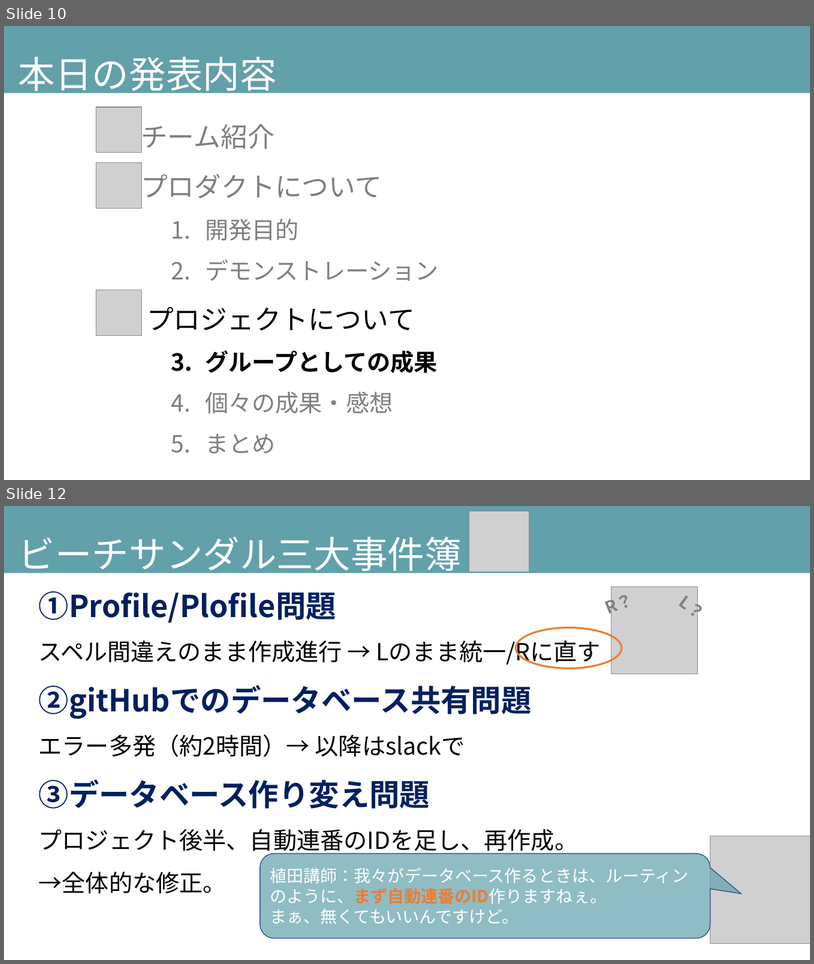
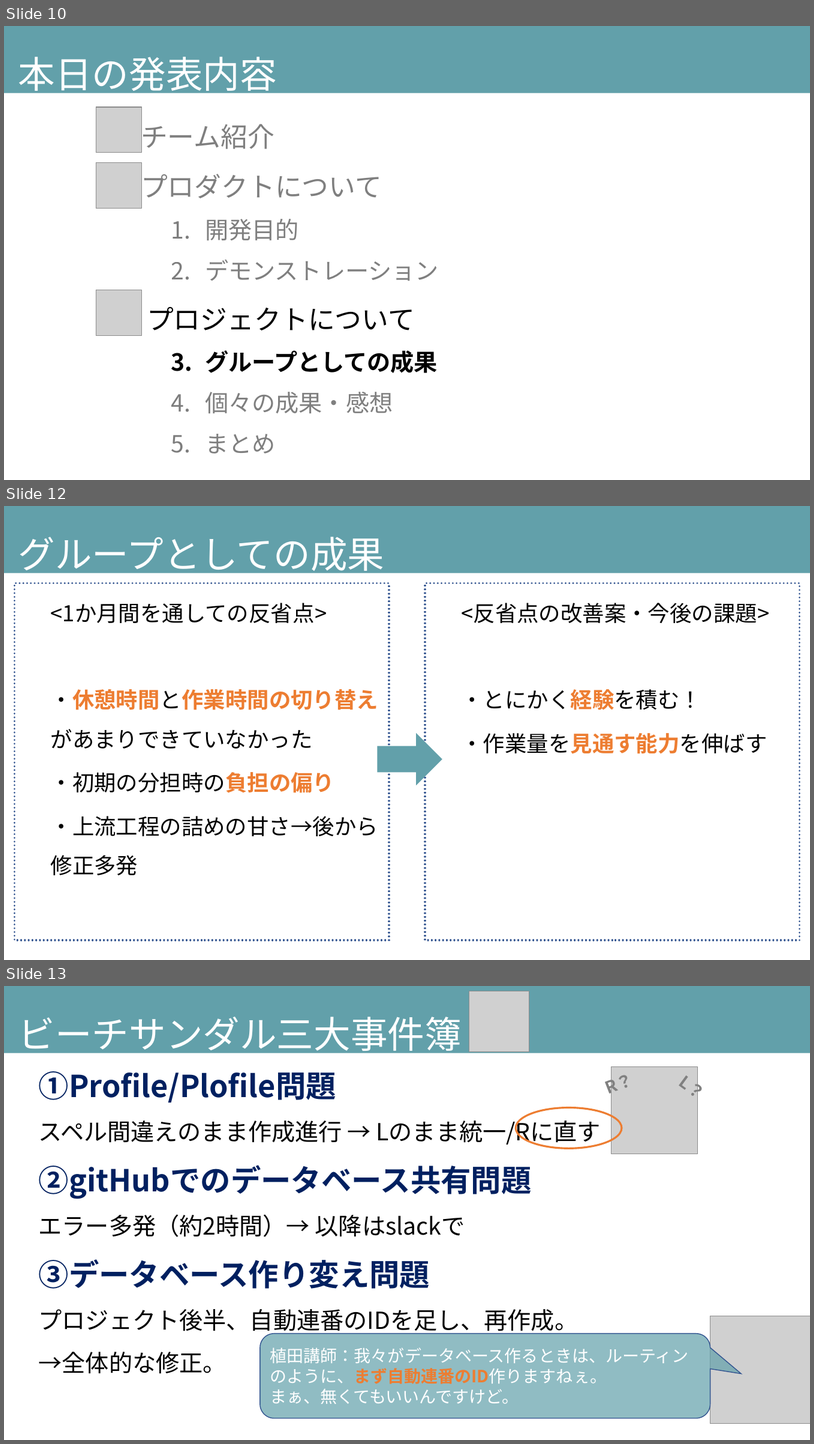
Before and after one commit to DOJO-2021/B-3, a slide deck: documents/発表スライド_ビーチサンダル.pptx. Shown one above the other, each under a label of ours: slides 10 and 12 before the commit, slides 10, 12 and 13 after it; the slides between them are not shown. The pictures are 814x964 and 814x1444 pixels, drawn with LibreOffice and Linux fonts; fonts in the diff are those of the drawing; grey boxes stand for pictures. Boxes give left, top, right and bottom in pixels: in the first picture for what was removed or moved away, otherwise in the second. Text is boxed around its words. In the diff, an @@ line names an element or a change of style, - is before the commit and + after.

```diff
--- a/documents/発表スライド_ビーチサンダル.pptx
+++ b/documents/発表スライド_ビーチサンダル.pptx
@@ slide 12 added at (4, 506, 810, 960), background #FFFFFF @@
@@ rectangle added at (4, 506, 810, 573), fill #62A0AA, 44 pt, text #FFFFFF @@
+グループとしての成果
@@ text added at (14, 583, 389, 940), outline #325491 2.25 pt dashed, 26 pt, text #000000 @@
+  <1か月間を通しての反省点>
+  ・休憩時間と作業時間の切り替えがあまりできていなかった
+  ・初期の分担時の負担の偏り
+  ・上流工程の詰めの甘さ→後から修正多発
@@ rectangle added at (425, 583, 800, 940), outline #325491 2.25 pt dashed, 26 pt, text #000000 @@
+  <反省点の改善案・今後の課題>
+  ・とにかく経験を積む！
+  ・作業量を見通す能力を伸ばす
@@ right arrow added at (377, 733, 443, 786), fill #62A0AA @@
@@ what was slide 12 is now slide 13 @@
```
Also in this commit, not shown: 1 slide changed.
